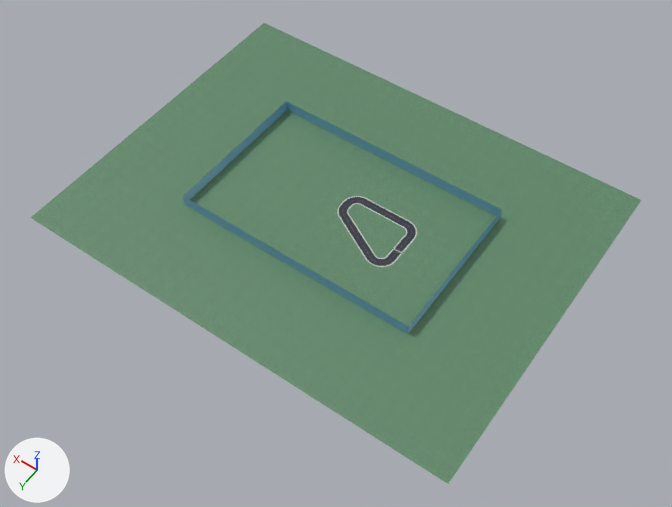
Renders of the COLLADA model tracks/Trapezoid/meshes/Trapezoid.dae from each side of a commit.
Camera for both pictures: a 50 mm camera at (-16.4, 32.0, 43.0) aimed at (3.8, 3.7, -1.4). Every picture has the same lights, and +X, +Y and +Z are marked at lower left. Where no turn or scale is listed for an object, it has been applied to the vertices.

In view in the first picture: 'field', 'road', 'wall'.
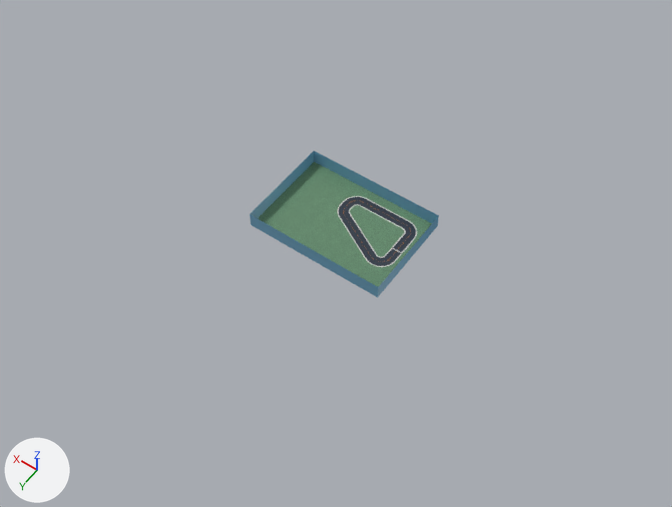
Where the newer file only moved an object's origin or applied its transform, the numbers keep the older frame.

Boxes [x1, y1, x2, y2] around the edits, measured in the pictures (672 x 507 px):
```json
{"object": "field", "change": "reshaped", "before": [31, 23, 641, 484], "after": [257, 162, 432, 287], "on screen": "71% narrower, 73% shorter"}
{"object": "wall", "change": "mesh rescaled", "before": [183, 101, 502, 334], "after": [250, 151, 439, 298], "on screen": "41% narrower, 37% shorter"}
```

The change, as JSON lines over the scene's bpy script:
```json
{"block": "me_wallshape_mesh", "where": "me_wallshape_mesh.from_pydata(...)  # 8 vertices, 8 faces; spans x -5.3..10.9, y -4.4..5.9, z 0.0..0.8"}
{"block": "me_wallshape_mesh", "where": "# used by ob_wall; location = (2.0, 1.0, 0.0)"}
{"block": "me_wallshape_mesh", "change": "me_wallshape_mesh part 2: the whole mesh is scaled about its middle by (0.566, 0.626, 1.25), then moved by (-0.8, 0.8, 0.1)"}
{"block": "me_fieldshape_mesh", "where": "me_fieldshape_mesh.from_pydata(...)  # 4 vertices, 2 faces; spans x -9.7..19.8, y -9.7..13.1, z 0.0"}
{"block": "me_fieldshape_mesh", "where": "# used by ob_field; location = (0.0, 0.0, 0.0)"}
{"block": "me_fieldshape_mesh", "change": "me_fieldshape_mesh part 1"}
{"op": "set", "path": "me_fieldshape_mesh.vertices[0].co", "old": "(-9.7, -9.7, 0.0)", "new": "(-0.6, -0.6, 0.0)", "note": "pixel (641, 200) -> pixel (437, 226)"}
{"op": "set", "path": "me_fieldshape_mesh.vertices[1].co", "old": "(19.8, -9.7, 0.0)", "new": "(8.6, -0.6, 0.0)", "note": "pixel (264, 22) -> pixel (314, 161)"}
{"op": "set", "path": "me_fieldshape_mesh.vertices[2].co", "old": "(-9.7, 13.1, 0.0)", "new": "(-0.6, 5.8, 0.0)", "note": "pixel (448, 484) -> pixel (377, 297)"}
{"op": "set", "path": "me_fieldshape_mesh.vertices[3].co", "old": "(19.8, 13.1, 0.0)", "new": "(8.6, 5.8, 0.0)", "note": "pixel (30, 217) -> pixel (250, 225)"}
```
